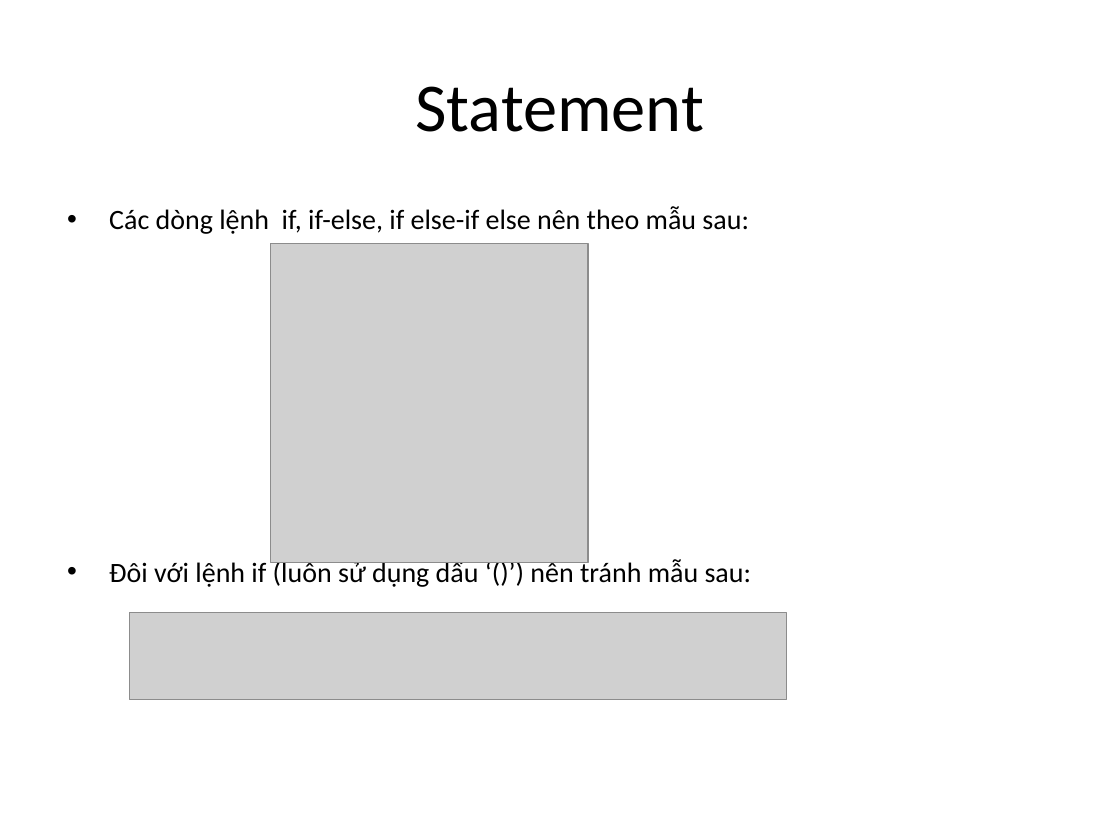
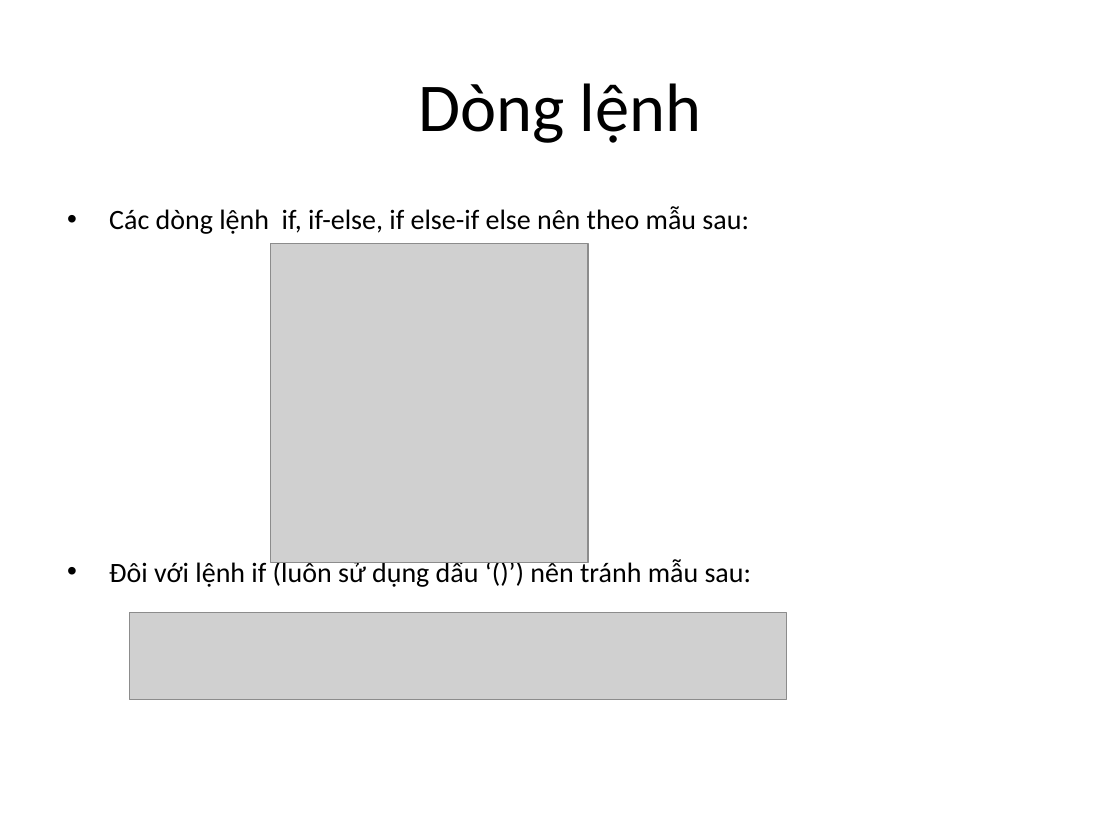
Before and after one commit to ToTranMinhNhut/Java-SE8-Fundamentals, a slide deck: slide 6 of programing style.pptx (slide 5 before the commit). Drawn at 1120x840 pixels with LibreOffice and Linux fonts; fonts in the diff are those of the drawing; grey boxes stand for pictures. Boxes give left, top, right and bottom in pixels: in the first picture for what was removed or moved away, otherwise in the second. Text is boxed around its words. In the diff, an @@ line names an element or a change of style, - is before the commit and + after.

```diff
--- a/programing style.pptx
+++ b/programing style.pptx
@@ title at bbox=[418, 83, 702, 143]: text changed @@
-Statement
+Dòng lệnh
```
Also in this commit, not shown: 2 other slides changed, 9 slides added.
